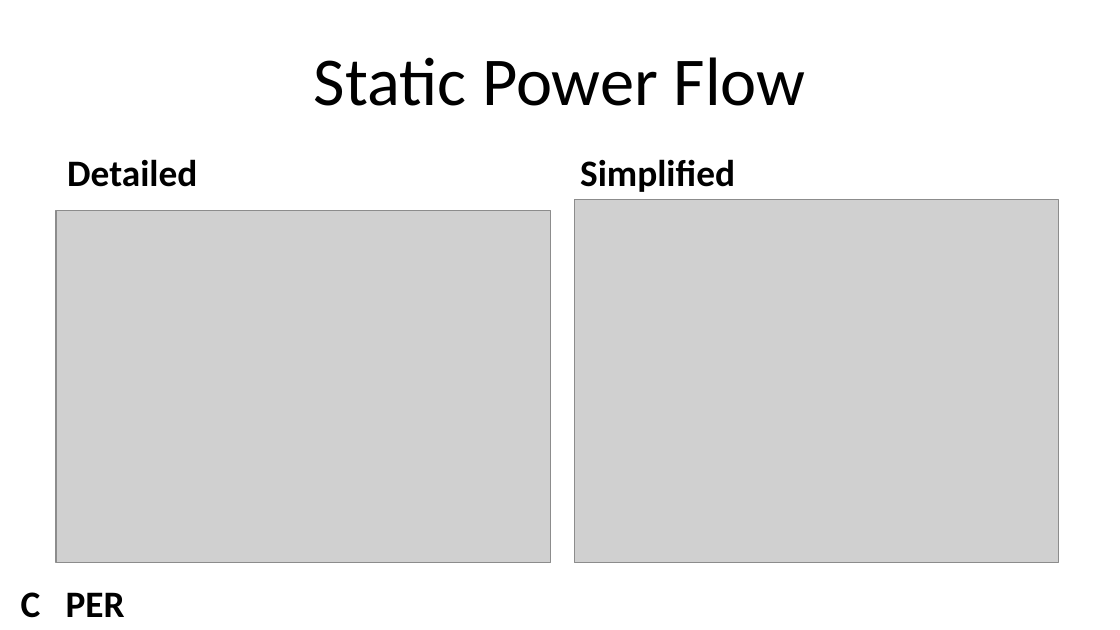
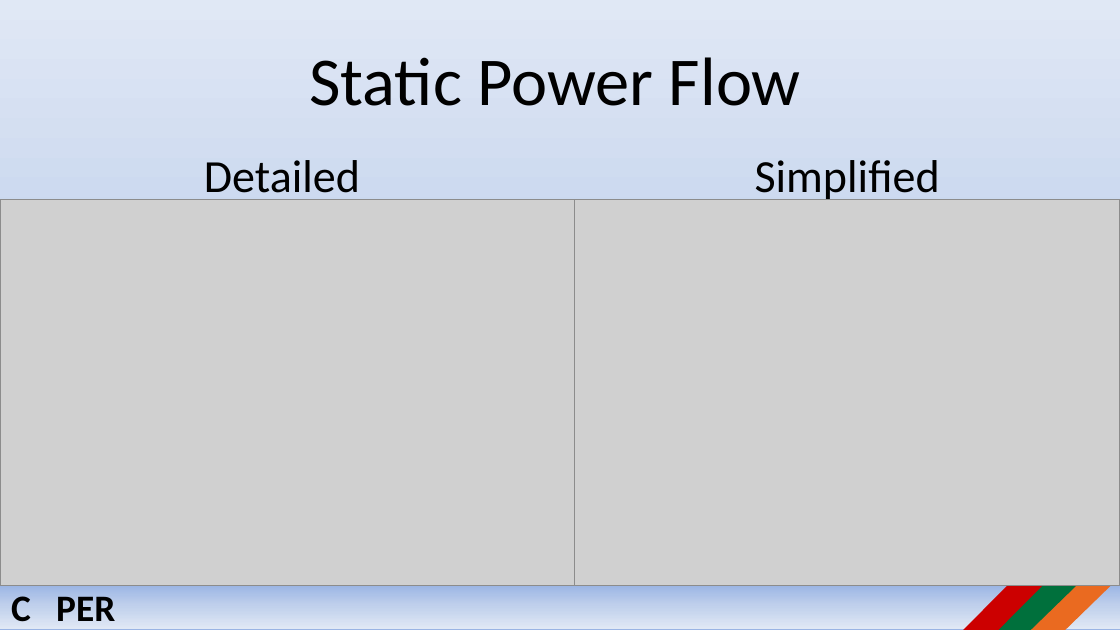
Before and after one commit to jlavall1/CAPER, a slide deck: slide 7 of 06_Joshua_Smith/Documents/CAPER April 4 5 2016.pptx (slide 8 before the commit). Drawn at 1120x630 pixels with LibreOffice and Linux fonts; fonts in the diff are those of the drawing; grey boxes stand for pictures; background and template pictures are left out. Boxes give left, top, right and bottom in pixels: in the first picture for what was removed or moved away, otherwise in the second. Text is boxed around its words. In the diff, an @@ line names an element or a change of style, - is before the commit and + after.

```diff
--- a/06_Joshua_Smith/Documents/CAPER April 4 5 2016.pptx
+++ b/06_Joshua_Smith/Documents/CAPER April 4 5 2016.pptx
@@ background #FFFFFF to gradient #9AB5E4 to #C2D1ED to #E1E8F5 @@
@@ title "Static Power Flow": place and size @@
-title "Static Power Flow" at bbox=[314, 57, 806, 106]
+title "Static Power Flow" at bbox=[309, 57, 801, 106]
@@ text "Detailed" at bbox=[204, 160, 360, 200]: size 24 to 29.6 pt, bold off; alignment left to centre; more space between paragraphs; vertical alignment bottom to top @@
@@ text "Detailed": place and size @@
-text "Detailed" at bbox=[67, 159, 197, 187]
+text "Detailed" at bbox=[204, 160, 360, 200]
@@ text "Simplified" at bbox=[755, 160, 940, 200]: size 24 to 29.6 pt, bold off; alignment left to centre; more space between paragraphs; vertical alignment bottom to top @@
@@ picture: place and size @@
-picture at bbox=[56, 211, 551, 562]
+picture at bbox=[0, 199, 575, 585]
@@ picture: place and size @@
-picture at bbox=[575, 199, 1058, 562]
+picture at bbox=[575, 199, 1120, 585]
@@ diag stripe added at bbox=[963, 473, 1120, 630], fill #CC0000 @@
@@ diag stripe added at bbox=[993, 507, 1120, 630], fill #00703C @@
@@ diag stripe added at bbox=[1029, 542, 1120, 630], fill #EA6A20 @@
@@ rectangle "C PER": place and size @@
-rectangle "C PER" at bbox=[21, 592, 125, 618]
+rectangle "C PER" at bbox=[0, 585, 1120, 629]
@@ rectangle "C PER" at bbox=[0, 585, 1120, 629]: fill none to gradient #9AB5E4 to #C2D1ED to #E1E8F5 @@
```
Also in this commit, not shown: 7 other slides changed, 1 slide added, 1 slide removed, 24 other files.
